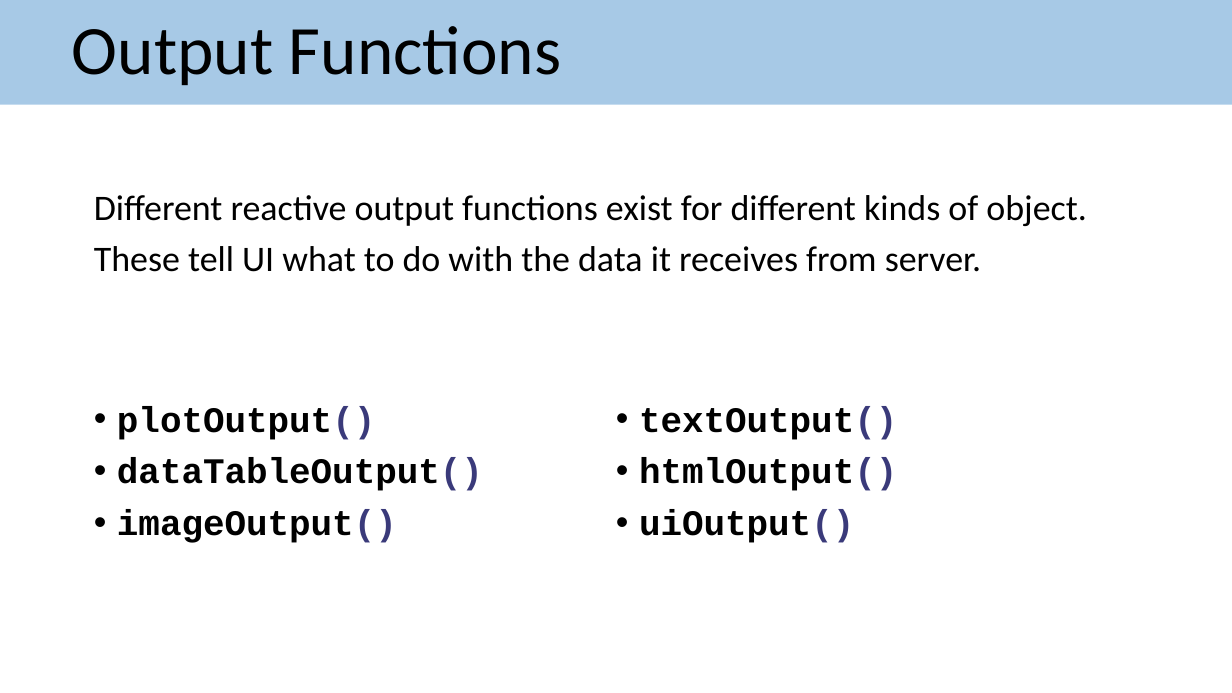
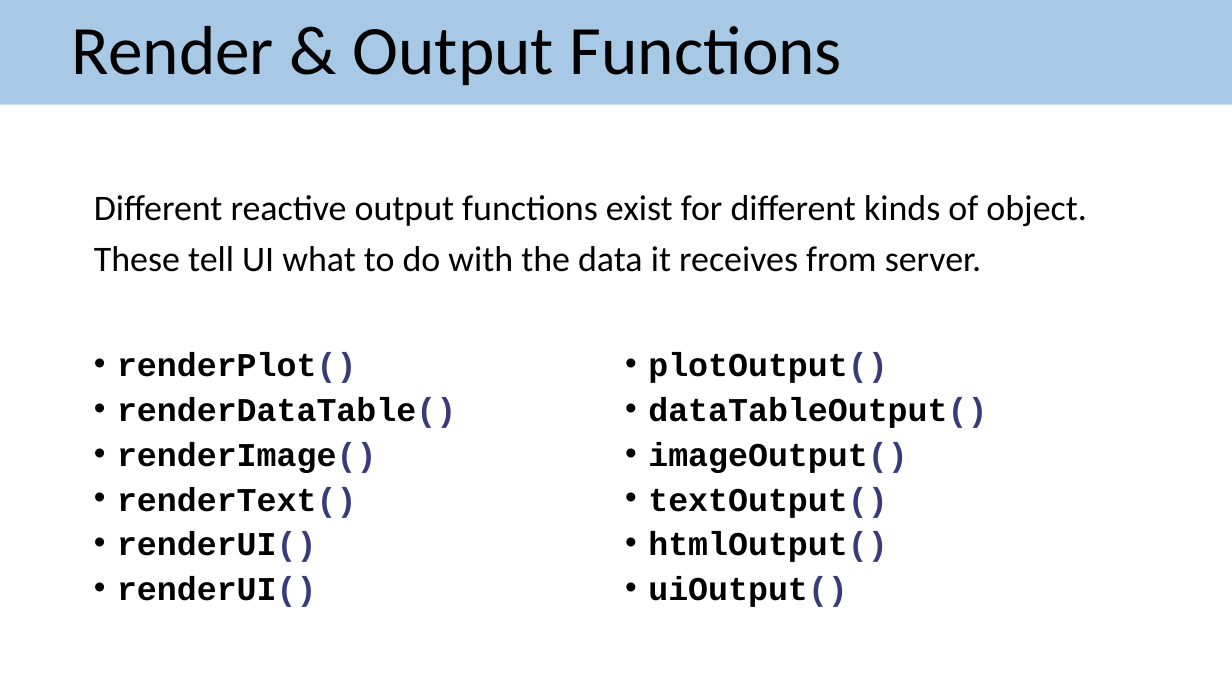
Before and after one commit to PsyTeachR/shiny-tutorials, a slide deck: slide 7 of pres/03-science-tools.pptx. Drawn at 1232x693 pixels with LibreOffice and Linux fonts; fonts in the diff are those of the drawing. Boxes give left, top, right and bottom in pixels: in the first picture for what was removed or moved away, otherwise in the second. Text is boxed around its words. In the diff, an @@ line names an element or a change of style, - is before the commit and + after.

Commit message:
mention render functions

```diff
--- a/pres/03-science-tools.pptx
+++ b/pres/03-science-tools.pptx
@@ title at [72, 26, 842, 85]: text changed @@
-Output Functions
+Render & Output Functions
@@ text added at [117, 352, 456, 607], 25.9 pt, text #000000, bold @@
+• renderPlot()
+• renderDataTable()
+• renderImage()
+• renderText()
+• renderUI()
+• renderUI()
@@ text "plotOutput()": place and size @@
-text "plotOutput()" at [117, 406, 897, 543]
+text "plotOutput()" at [648, 352, 987, 607]
@@ text "plotOutput()" at [648, 352, 987, 607]: size 28 to 25.9 pt; line spacing 0.9 to 0.8; columns 2 to 1 @@
```
